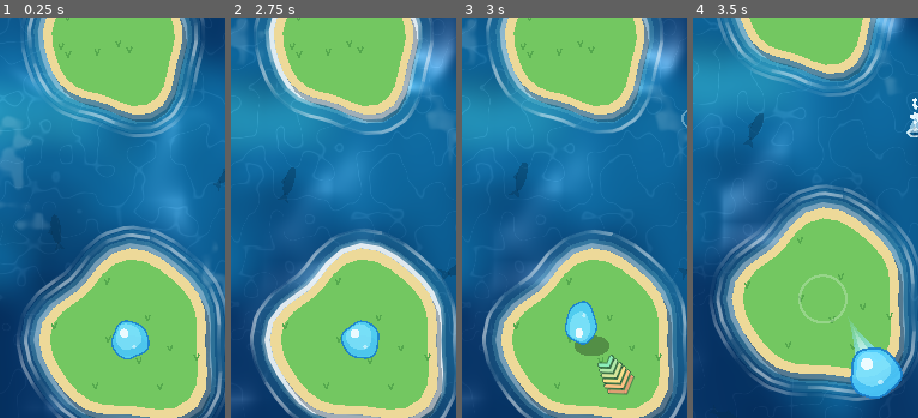
Above: before the commit, frames 1-4 (left to right).
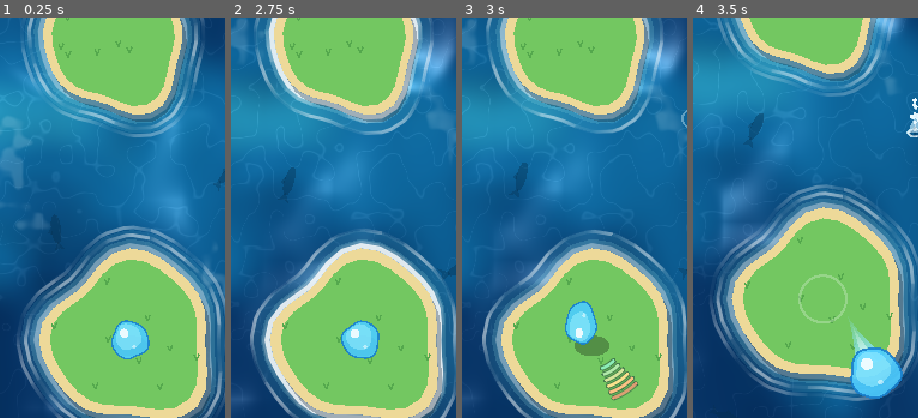
Above: after the commit, the same moments.

Repository: msagimbekov/ggjumps
Game: Godot game, scene res://scenes/main.tscn
The game is run twice, just before and just after one commit, with the same random seed, the same clock (stepped at 60 frames per second) and the same inputs.
Inputs (mouse positions are % of the whole screen's width and height, from its top left):
- Up to frame 1 (0.25 s): no input
- Up to frame 2 (2.75 s): move the mouse to (72, 45) at 0.52 s; click (72, 45) at 0.67 s; drag from (30, 55) to (45, 70) at 1.27 s; move the mouse to (60, 28) at 2.02 s; click (60, 28) at 2.17 s
- Up to frame 3 (3 s): drag from (45, 70) to (20, 35) at 2.77 s
- Up to frame 4 (3.5 s): no input
The pictures show only the part of the screen within x 21-71%, y 30-80%; the shares and areas given below are measured in that part.

Frames 1-2 are identical in both runs. In frame 3, 1.0% of the frame differs, in the area x 60-79%, y 84-96%; in frame 4, nothing differs.

Commit message:
Power gauge: circle segments instead of chevrons
Co-Authored-By: Claude Sonnet 5.5 <noreply@anthropic.com>

Diff:
--- a/scripts/fx.gd
+++ b/scripts/fx.gd
@@ -140,29 +140,26 @@
 	return mint.lerp(sand, u * 2.0) if u < 0.5 else sand.lerp(coral, u * 2.0 - 1.0)
 
 
-## Power gauge: a stack of chevrons pointing along the jump, growing and turning from green to
-## red as the drag gets longer. Dark outlines keep them readable on any water.
+## Power gauge: a stack of short circle segments around the bubble, centred on the jump
+## direction. More drag, more segments, shifting from mint to coral. Dark outlines keep them readable.
 func _draw_arcs() -> void:
-	var dir := Vector2.from_angle(arcs_angle)
 	var step := (ARC_BAND - ARC_WIDTH) / (ARC_COUNT - 1)
 	var shown := arcs_power * ARC_COUNT
 	for k in ARC_COUNT:
 		var a := clampf(shown - k, 0.0, 1.0)
 		if a <= 0.0:
 			break
-		var tip := arcs_from + dir * (Bubble.R + 14.0 + k * step)
 		var r := Bubble.R + 14.0 + k * step
-		var lat := r * 0.24 * (0.6 + 0.4 * a)  # half width: a third of a quarter circle's
-		var w1 := tip - dir * lat * 0.7 + dir.orthogonal() * lat
-		var w2 := tip - dir * lat * 0.7 - dir.orthogonal() * lat
-		var pts := PackedVector2Array([w1, tip, w2])
+		var half := 0.24 * (0.6 + 0.4 * a)  # radians: the same width the chevrons had
 		var tone := _tone(float(k) / (ARC_COUNT - 1))
-		draw_polyline(pts, Color(0, 0.08, 0.16, 0.4 * a), ARC_WIDTH + 3.0, true)
-		for q in pts:
-			draw_circle(q, (ARC_WIDTH + 3.0) * 0.5, Color(0, 0.08, 0.16, 0.4 * a))
-		draw_polyline(pts, Color(tone.r, tone.g, tone.b, a), ARC_WIDTH, true)
-		for q in pts:
-			draw_circle(q, ARC_WIDTH * 0.5, Color(tone.r, tone.g, tone.b, a))
+		var from := arcs_angle - half
+		var to := arcs_angle + half
+		draw_arc(arcs_from, r, from, to, 8, Color(0, 0.08, 0.16, 0.4 * a), ARC_WIDTH + 3.0, true)
+		for ang in [from, to]:
+			draw_circle(arcs_from + Vector2.from_angle(ang) * r, (ARC_WIDTH + 3.0) * 0.5, Color(0, 0.08, 0.16, 0.4 * a))
+		draw_arc(arcs_from, r, from, to, 8, Color(tone.r, tone.g, tone.b, a), ARC_WIDTH, true)
+		for ang in [from, to]:
+			draw_circle(arcs_from + Vector2.from_angle(ang) * r, ARC_WIDTH * 0.5, Color(tone.r, tone.g, tone.b, a))
 
 
 ## The water column thrown up where something hits the surface.
